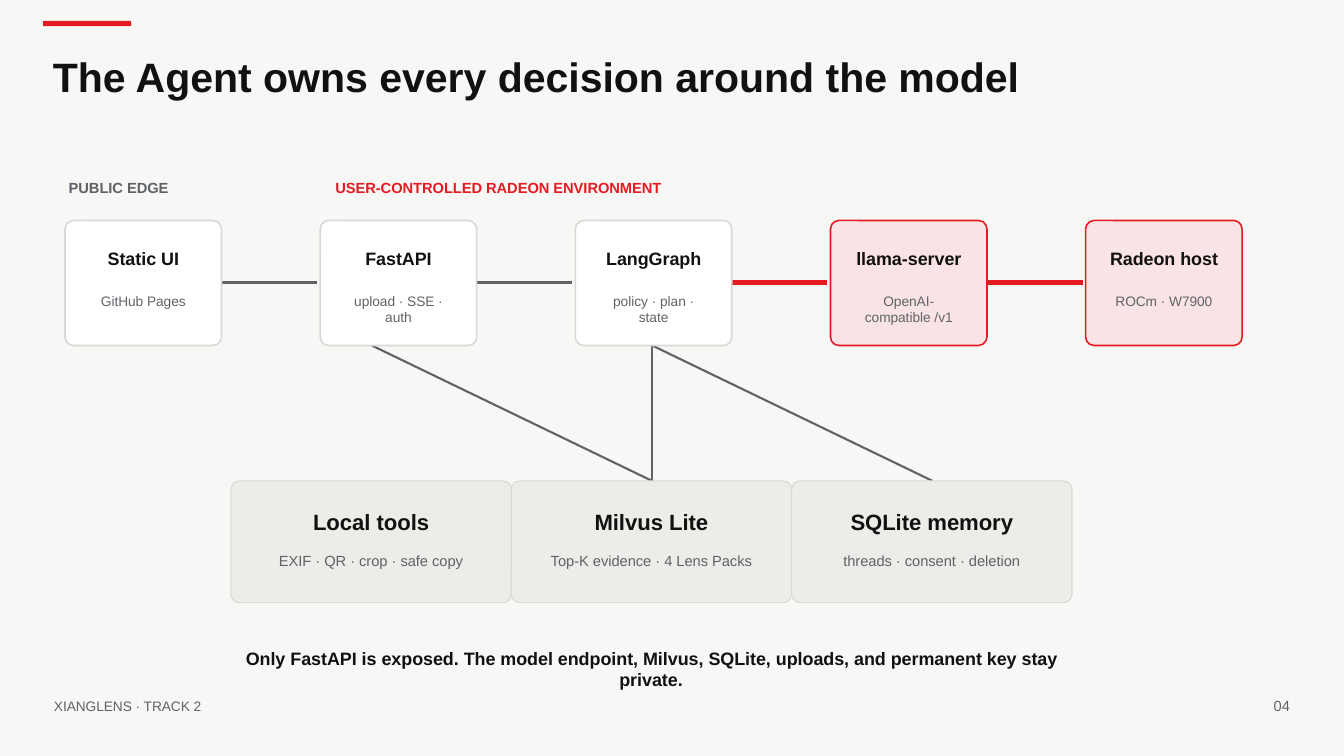
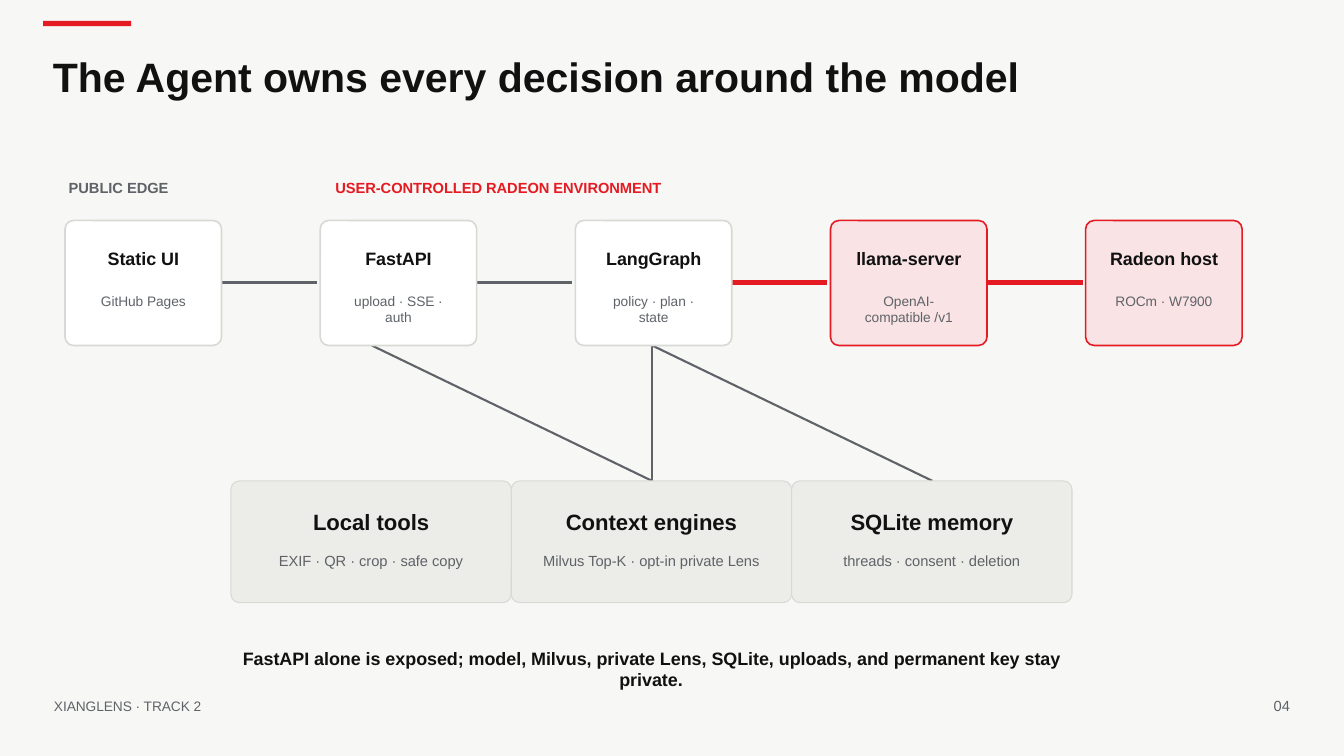
Before and after one commit to ld0574/Radeon-hackathon-2026-07, a slide deck: slide 4 of submission/XiangLens_Track2_Deck.pptx. Drawn at 1344x756 pixels with LibreOffice and Linux fonts; fonts in the diff are those of the drawing. Boxes give left, top, right and bottom in pixels: in the first picture for what was removed or moved away, otherwise in the second. Text is boxed around its words. In the diff, an @@ line names an element or a change of style, - is before the commit and + after.

Commit message:
integrate runtime-only private 108 lens tool

```diff
--- a/submission/XiangLens_Track2_Deck.pptx
+++ b/submission/XiangLens_Track2_Deck.pptx
@@ text at box(566, 514, 737, 535): text changed @@
-Milvus Lite
+Context engines
@@ text at box(543, 555, 760, 569): text changed @@
-Top-K evidence · 4 Lens Packs
+Milvus Top-K · opt-in private Lens
@@ text at box(243, 652, 1061, 690): text changed @@
-Only FastAPI is exposed. The model endpoint, Milvus, SQLite, uploads, and permanent key stay private.
+FastAPI alone is exposed; model, Milvus, private Lens, SQLite, uploads, and permanent key stay private.
```
Also in this commit, not shown: 5 other slides changed, 23 other files.
